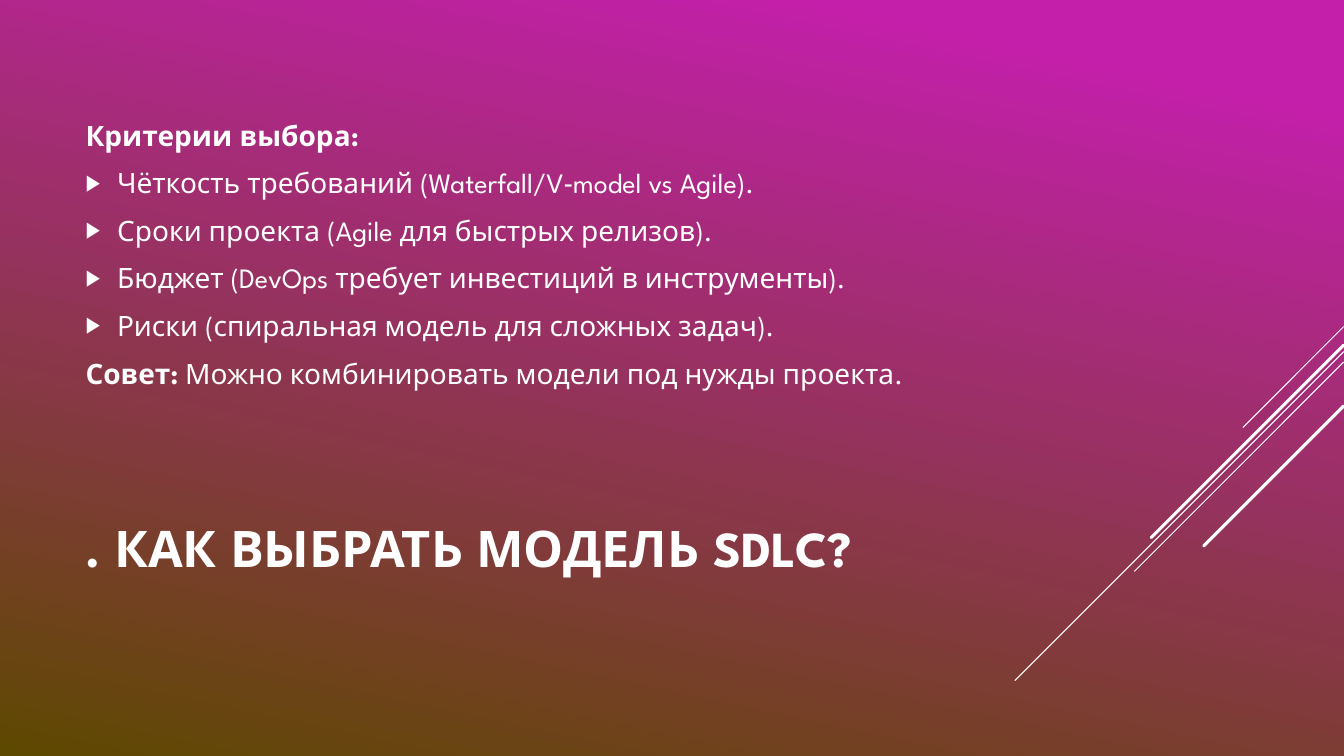
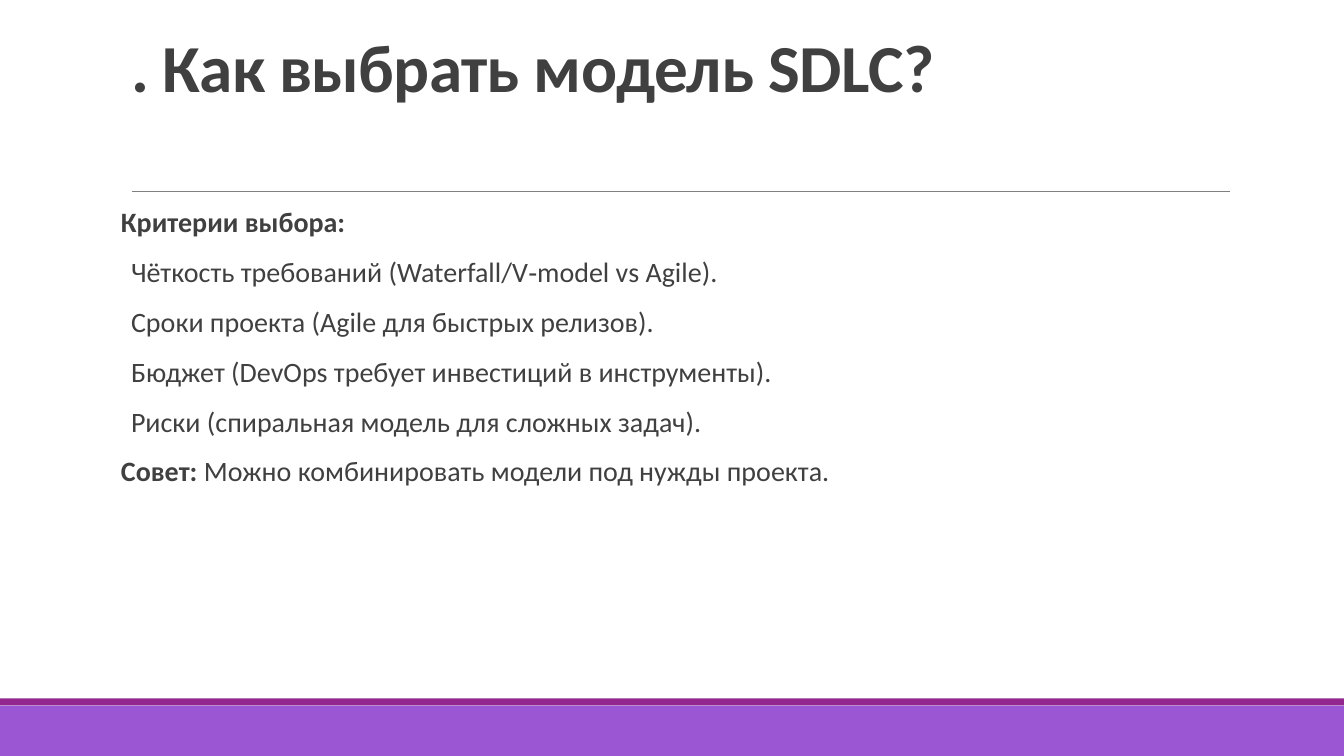
Before and after one commit to ArSu7/-, a slide deck: slide 16 of Жизненный.pptx. Drawn at 1344x756 pixels with LibreOffice and Linux fonts; fonts in the diff are those of the drawing. Boxes give left, top, right and bottom in pixels: in the first picture for what was removed or moved away, otherwise in the second. Text is boxed around its words. In the diff, an @@ line names an element or a change of style, - is before the commit and + after.

```diff
--- a/Жизненный.pptx
+++ b/Жизненный.pptx
@@ background gradient #C51FAB to #5E4A00 to #FFFFFF @@
@@ title ". Как выбрать модель SDLC?" at (163, 45, 934, 103): vertical alignment middle to bottom @@
@@ title at (163, 45, 934, 103): text changed; size 36 to 48 pt; font League Spartan to Calibri; text colour #FFFFFF to #404040 @@
-. КАК ВЫБРАТЬ МОДЕЛЬ SDLC?
+. Как выбрать модель SDLC?
@@ text "Критерии выбора:": place and size @@
-text "Критерии выбора:" at (86, 124, 894, 391)
+text "Критерии выбора:" at (121, 212, 829, 486)
@@ text "Критерии выбора:" at (121, 212, 829, 486): font League Spartan to Calibri, text colour #FFFFFF to #404040; line spacing 1 to 0.9; more space between paragraphs; bullet ▶ to  ; bullet colour #FFFFFF to #92278F; vertical alignment middle to top @@
@@ line added from (132, 192) to (1231, 192), #808080 0.5 pt @@
@@ group removed at (1015, 327, 1344, 681): 5 lines @@
@@ rectangle added at (0, 706, 1344, 756), fill #9B57D3 @@
@@ rectangle added at (0, 699, 1344, 706), fill #92278F @@
```
Also in this commit, not shown: 16 other slides changed.
